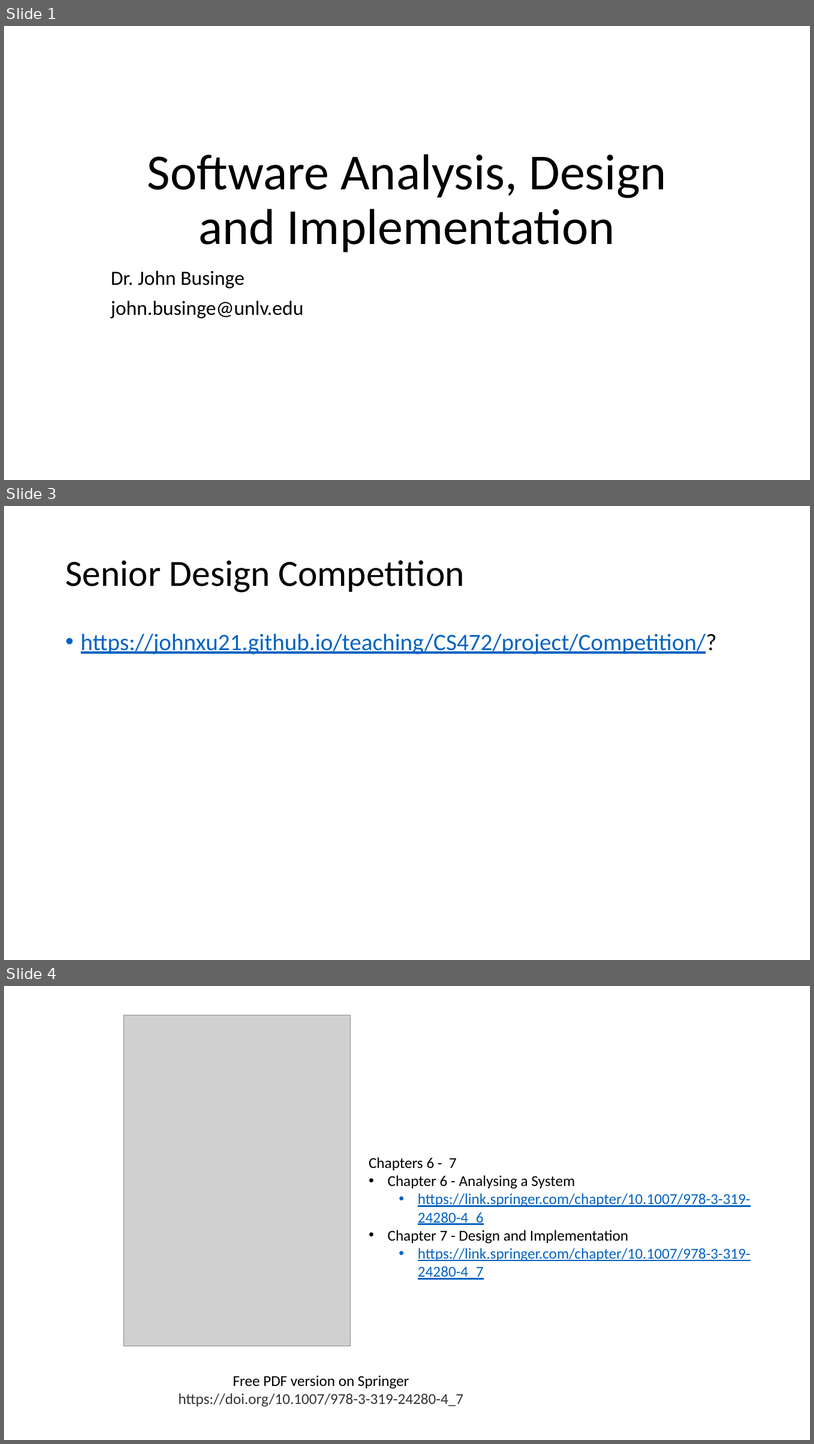
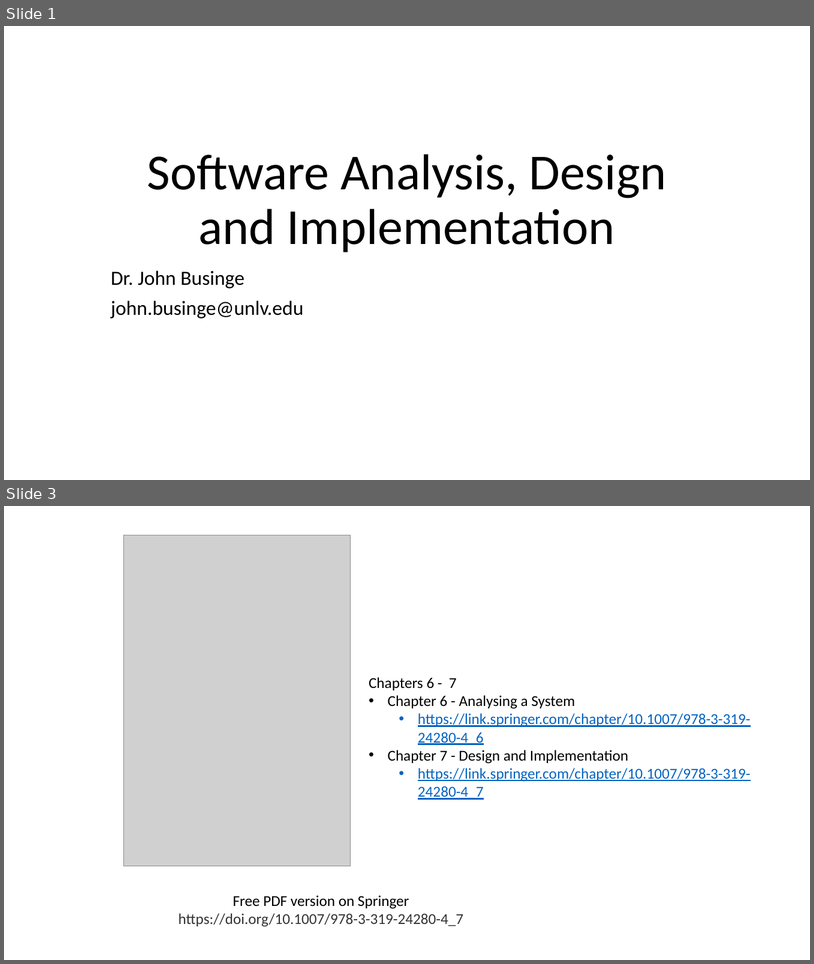
Before and after one commit to johnxu21/johnxu21.github.io, a slide deck: teaching/CS472/Timetable/OOD-V2.pptx. Shown one above the other, each under a label of ours: slides 1, 3 and 4 before the commit, slides 1 and 3 after it; the slides between them are not shown. The pictures are 814x1444 and 814x964 pixels, drawn with LibreOffice and Linux fonts; fonts in the diff are those of the drawing; grey boxes stand for pictures. Boxes give left, top, right and bottom in pixels: in the first picture for what was removed or moved away, otherwise in the second. Text is boxed around its words. In the diff, an @@ line names an element or a change of style, - is before the commit and + after.

```diff
--- a/teaching/CS472/Timetable/OOD-V2.pptx
+++ b/teaching/CS472/Timetable/OOD-V2.pptx
@@ slide 3 removed at bbox=[4, 506, 810, 960], background #FFFFFF @@
@@ title removed at bbox=[65, 560, 465, 592] @@
-Senior Design Competition
@@ text removed at bbox=[81, 633, 717, 654] @@
-• https://johnxu21.github.io/teaching/CS472/project/Competition/?
@@ what was slide 4 is now slide 3 @@
```
Also in this commit, not shown: 1 slide changed, 1 other file.
